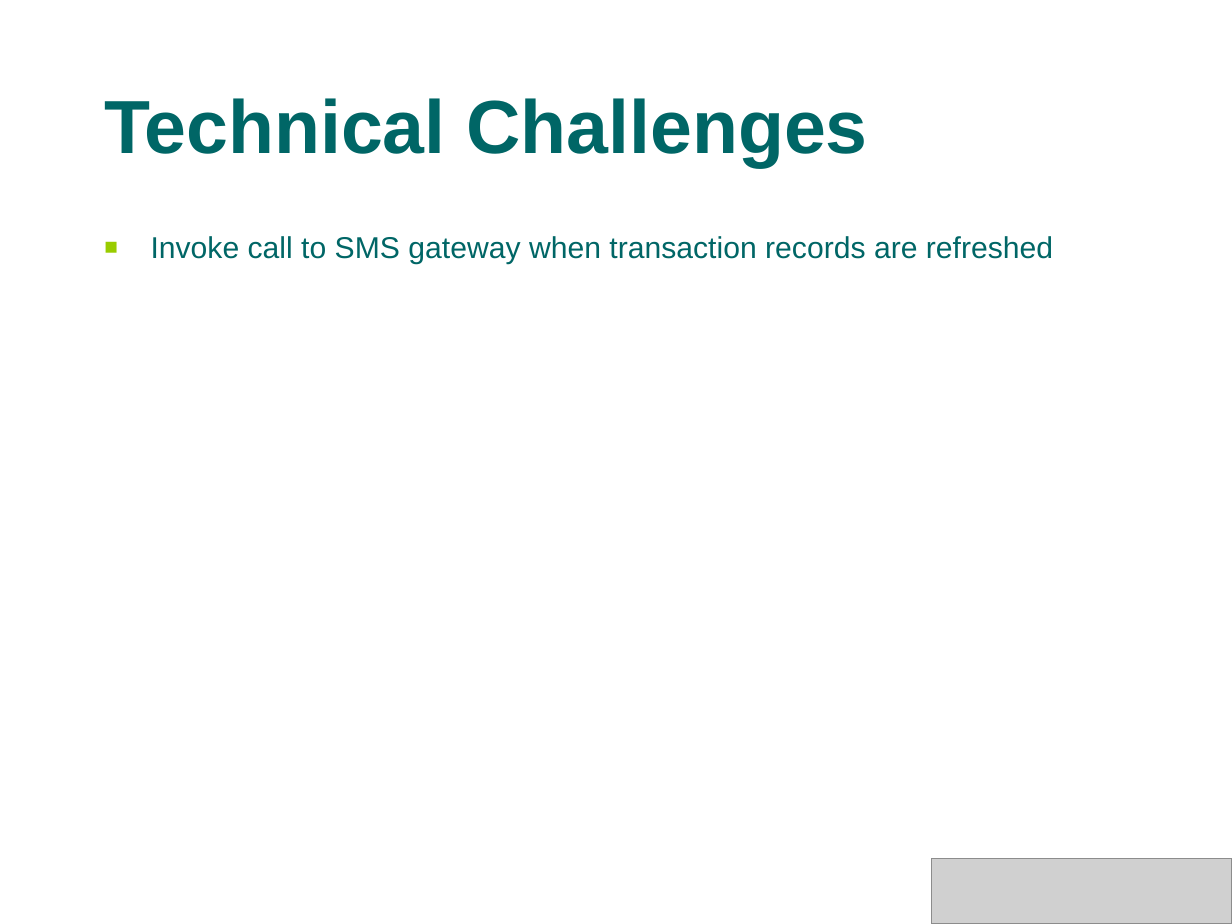
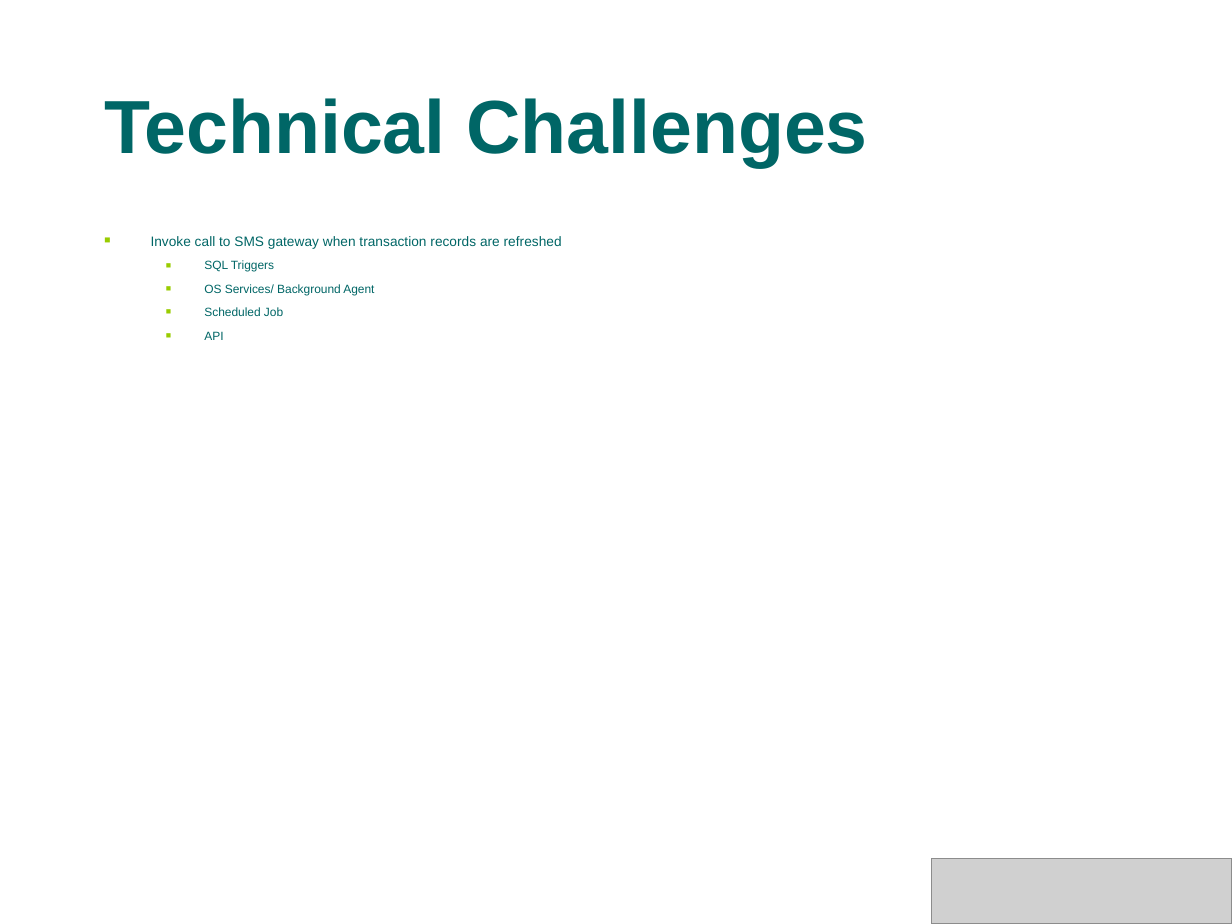
Before and after one commit to s4kshya/leezdr-repository, a slide deck: slide 10 of Exam Paper/MTECH_PROJ/Presentation/phase1.ppt. Drawn at 1232x924 pixels with LibreOffice and Linux fonts; fonts in the diff are those of the drawing; grey boxes stand for pictures; background and template pictures are left out. Boxes give left, top, right and bottom in pixels: in the first picture for what was removed or moved away, otherwise in the second. Text is boxed around its words. In the diff, an @@ line names an element or a change of style, - is before the commit and + after.

```diff
--- a/Exam Paper/MTECH_PROJ/Presentation/phase1.ppt
+++ b/Exam Paper/MTECH_PROJ/Presentation/phase1.ppt
@@ text at (151,236,562,249): size 17.6 to 8 pt in "Invoke call to SMS gateway when transaction ..." @@
@@ text at (204,260,374,340): paragraphs added @@
+  ■ SQL Triggers
+  ■ OS Services/ Background Agent
+  ■ Scheduled Job
+  ■ API
```
Also in this commit, not shown: 7 other slides changed, 1 slide added, 1 other file.
